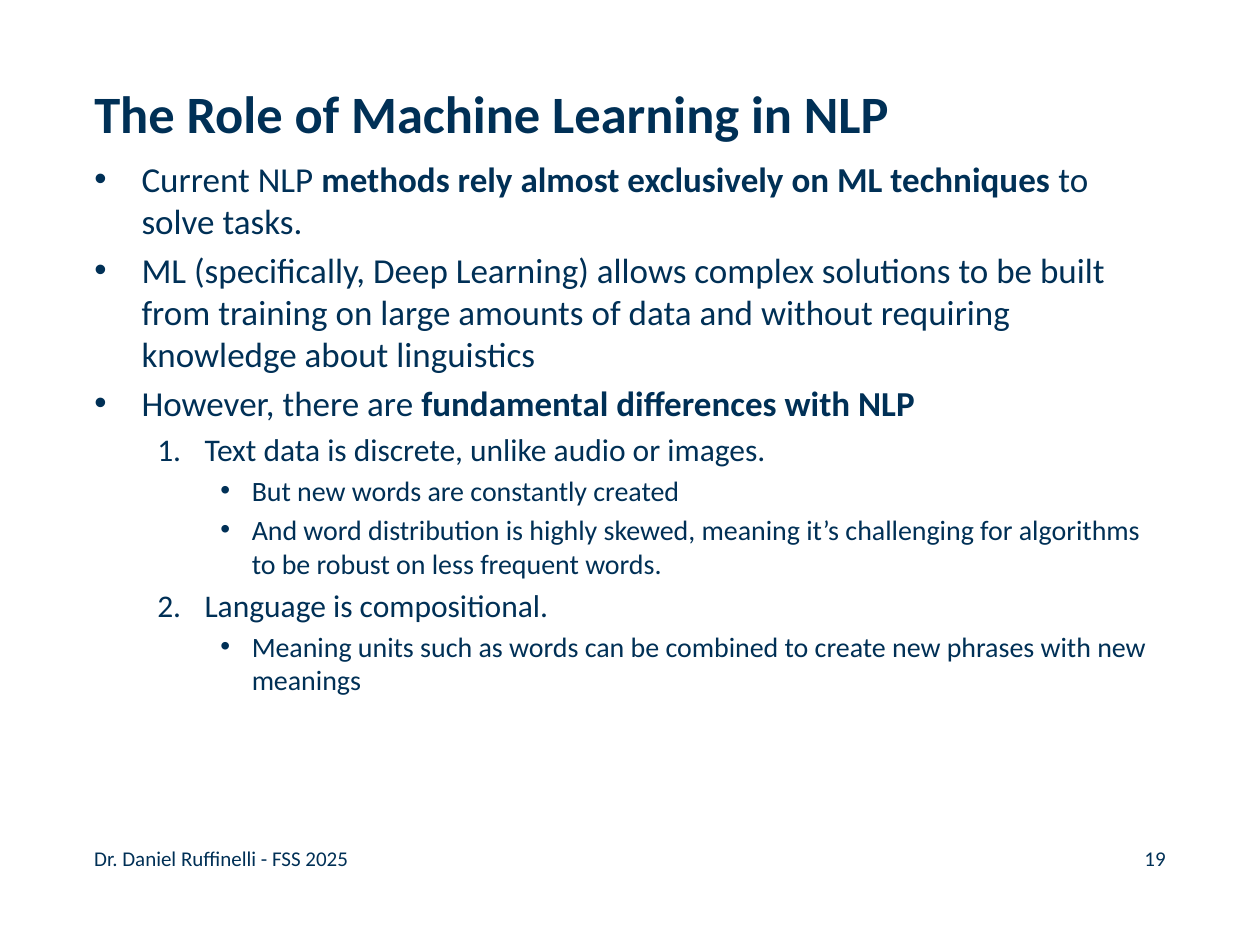
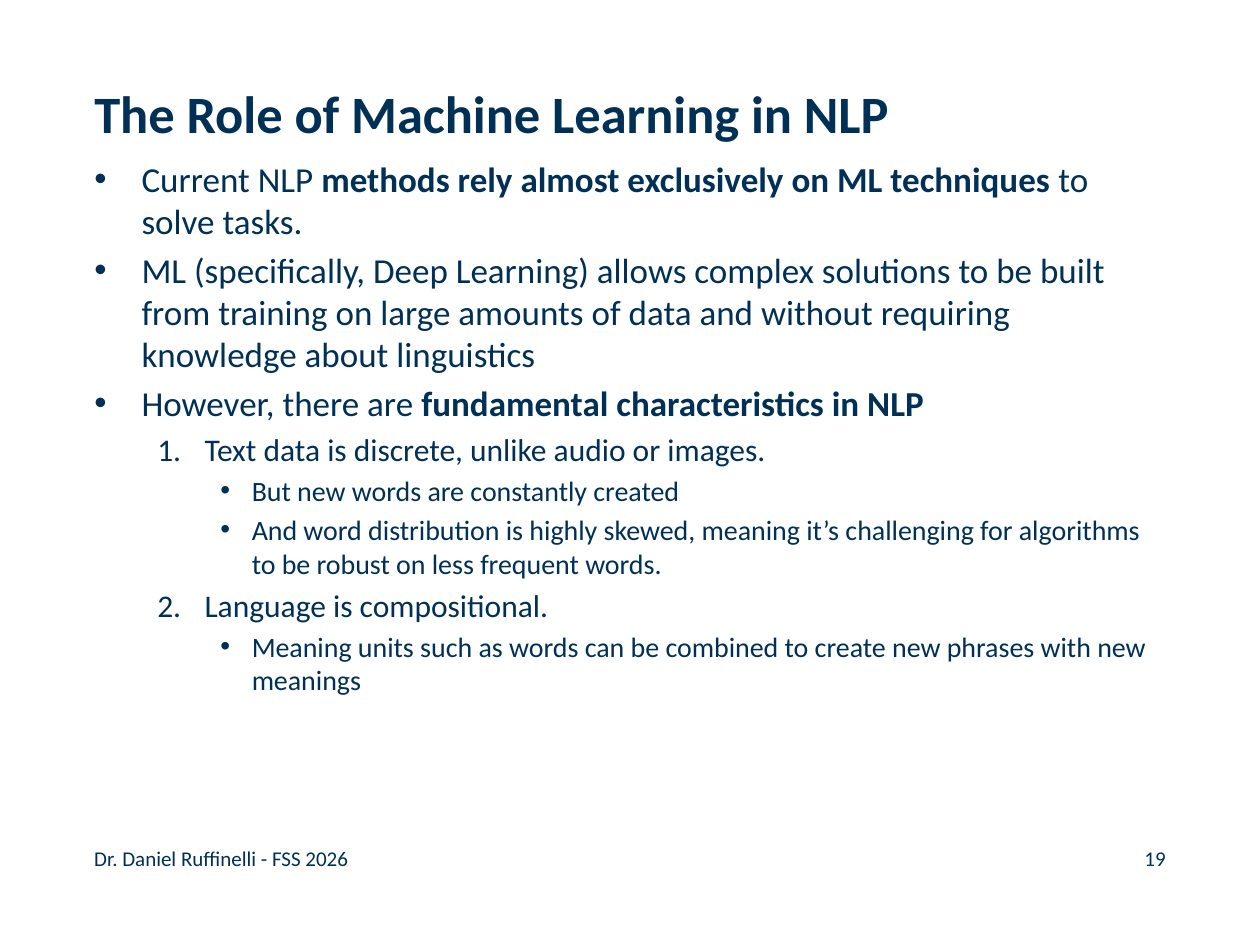
Before and after one commit to rufex2001/teaching_llms, a slide deck: slide 19 of lectures/01_introduction/01_introduction.pptx. Drawn at 1260x945 pixels with LibreOffice and Linux fonts; fonts in the diff are those of the drawing; background and template pictures are left out. Boxes give left, top, right and bottom in pixels: in the first picture for what was removed or moved away, otherwise in the second. Text is boxed around its words. In the diff, an @@ line names an element or a change of style, - is before the commit and + after.

```diff
--- a/lectures/01_introduction/01_introduction.pptx
+++ b/lectures/01_introduction/01_introduction.pptx
@@ text at <box>142,391,924,420</box>: text changed @@
-• However, there are fundamental differences with NLP
+• However, there are fundamental characteristics in NLP
@@ text at <box>94,851,347,866</box>: text changed @@
-Dr. Daniel Ruffinelli - FSS 2025
+Dr. Daniel Ruffinelli - FSS 2026
```
Also in this commit, not shown: 39 other slides changed, 2 slides added, 3 other files.
